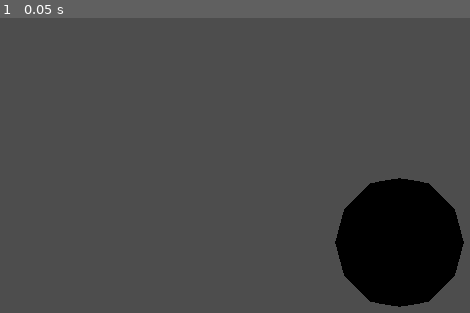
Above: before the commit, frame 1.
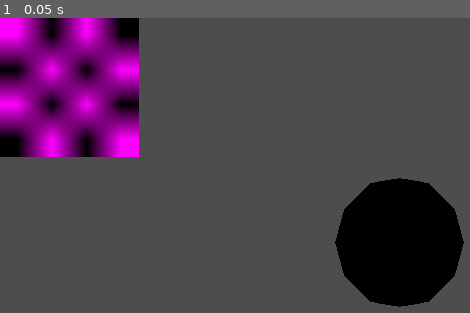
Above: after the commit, the same moment.

Repository: BuldiDev/HeadTrackerGame_PythonGodot
Game: Godot game, scene res://Scenes/Main.tscn
The game is run twice, just before and just after one commit, with the same random seed, the same clock (stepped at 60 frames per second) and the same inputs.
Inputs:
- Up to frame 1 (0.05 s): no input

The runs differ from the first frame. In frame 1, 14% of the frame differs, in the area x 0-30%, y 0-48%.

Commit message:
texture passata

Diff:
--- a/Scenes/Main.tscn
+++ b/Scenes/Main.tscn
@@ -2,10 +2,25 @@
 
 [ext_resource type="Script" uid="uid://3mwhrqw10fgk" path="res://Scripts/godot_client.gd" id="1_r150o"]
 
-[node name="HeadController" type="Node3D" unique_id=562158089]
+[sub_resource type="PlaceholderTexture2D" id="PlaceholderTexture2D_r150o"]
+
+[node name="HeadController" type="Node3D" unique_id=562158089 node_paths=PackedStringArray("webcam_display")]
 script = ExtResource("1_r150o")
+webcam_display = NodePath("CanvasLayer/MarginContainer/TextureRect")
 
 [node name="CSGSphere3D" type="CSGSphere3D" parent="." unique_id=1596262606]
 
 [node name="Camera3D" type="Camera3D" parent="." unique_id=443466045]
 transform = Transform3D(1, 0, 0, 0, 1, 0, 0, 0, 1, 0, 0, 2.2751439)
+
+[node name="CanvasLayer" type="CanvasLayer" parent="." unique_id=1466151067]
+
+[node name="MarginContainer" type="MarginContainer" parent="CanvasLayer" unique_id=1574381914]
+custom_minimum_size = Vector2(200, 200)
+offset_right = 40.0
+offset_bottom = 40.0
+
+[node name="TextureRect" type="TextureRect" parent="CanvasLayer/MarginContainer" unique_id=502448950]
+layout_mode = 2
+texture = SubResource("PlaceholderTexture2D_r150o")
+expand_mode = 2
--- a/Scripts/godot_client.gd
+++ b/Scripts/godot_client.gd
@@ -7,6 +7,10 @@
 var connected : bool = false
 var python_pid : int = 0
 var is_connecting : bool = false
+
+# Texture per la webcam
+var webcam_texture: ImageTexture
+@export var webcam_display: TextureRect  # Opzionale: collegalo nell'editor se vuoi mostrare la webcam
 
 func _ready():
 	# Verifica e installa dipendenze Python
@@ -109,6 +113,26 @@
 				roll = json_result.get("roll", 0.0)
 				print("Pitch: %.1f  Yaw: %.1f  Roll: %.1f" % [pitch, yaw, roll])
 
+				# Decodifica il frame se presente
+				if json_result.has("frame"):
+					var frame_base64 = json_result["frame"]
+					var frame_bytes = Marshalls.base64_to_raw(frame_base64)
+
+					# Crea un'immagine dal buffer JPEG
+					var image = Image.new()
+					var err = image.load_jpg_from_buffer(frame_bytes)
+
+					if err == OK:
+						# Crea o aggiorna la texture
+						if webcam_texture == null:
+							webcam_texture = ImageTexture.create_from_image(image)
+						else:
+							webcam_texture.update(image)
+
+						# Se hai collegato un TextureRect, aggiorna la visualizzazione
+						if webcam_display:
+							webcam_display.texture = webcam_texture
+
 				# Usa questi valori!
 				# rotation_degrees.z = roll
 				# rotation_degrees.x = pitch
Not shown, changed: PythonTracking/head_tracking.py
